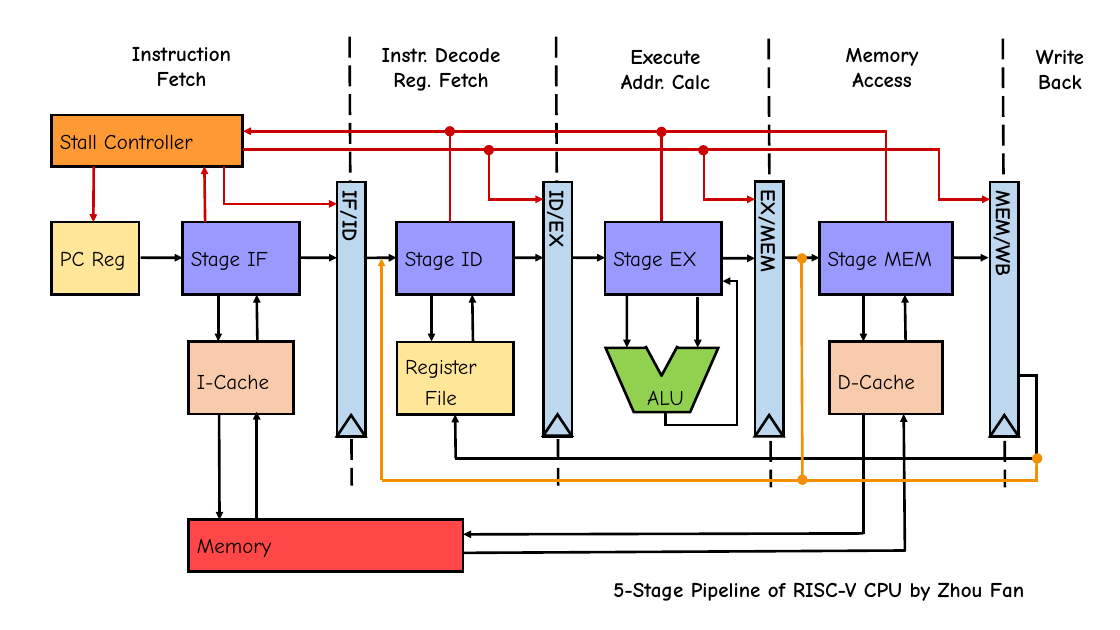
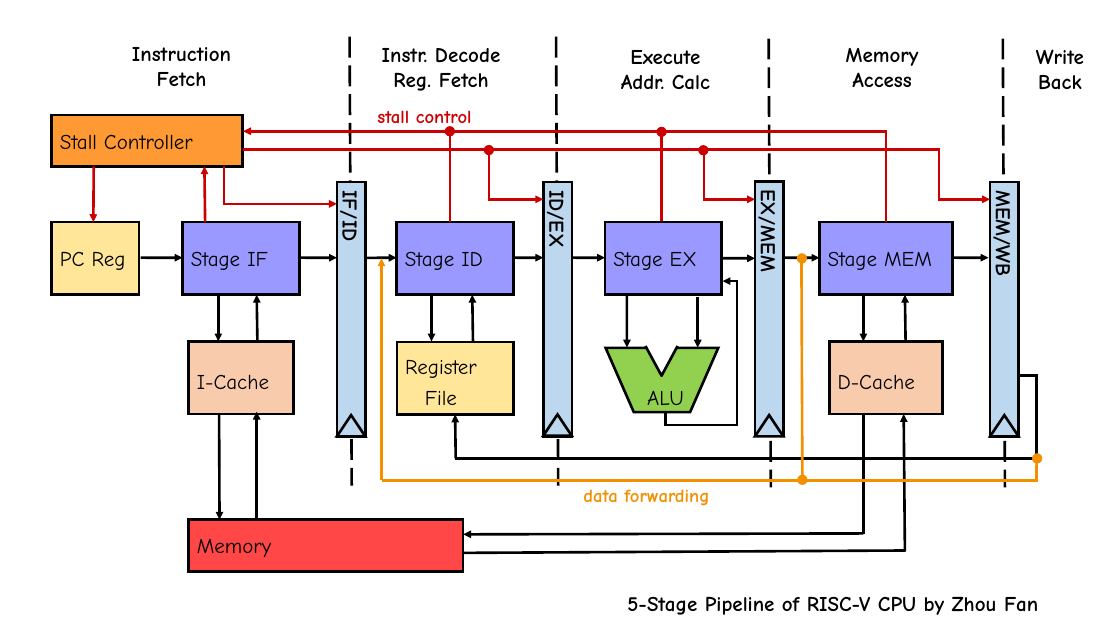
Before and after one commit to Evensgn/RISC-V-CPU, a slide deck: slide 1 of doc/structure-graph.pptx. Drawn at 1120x630 pixels with LibreOffice and Linux fonts; fonts in the diff are those of the drawing. Boxes give left, top, right and bottom in pixels: in the first picture for what was removed or moved away, otherwise in the second. Text is boxed around its words. In the diff, an @@ line names an element or a change of style, - is before the commit and + after.

```diff
--- a/doc/structure-graph.pptx
+++ b/doc/structure-graph.pptx
@@ text added at [377, 110, 472, 130], 16 pt, text #CC0000, bold @@
+stall control
@@ text added at [583, 489, 709, 506], 16 pt, text #F29000, bold @@
+data forwarding
@@ text "5-Stage Pipeline of RISC-V CPU ...": place and size @@
-text "5-Stage Pipeline of RISC-V CPU ..." at [613, 582, 1024, 601]
+text "5-Stage Pipeline of RISC-V CPU ..." at [627, 596, 1038, 615]
```
Also in this commit, not shown: 7 other files.
